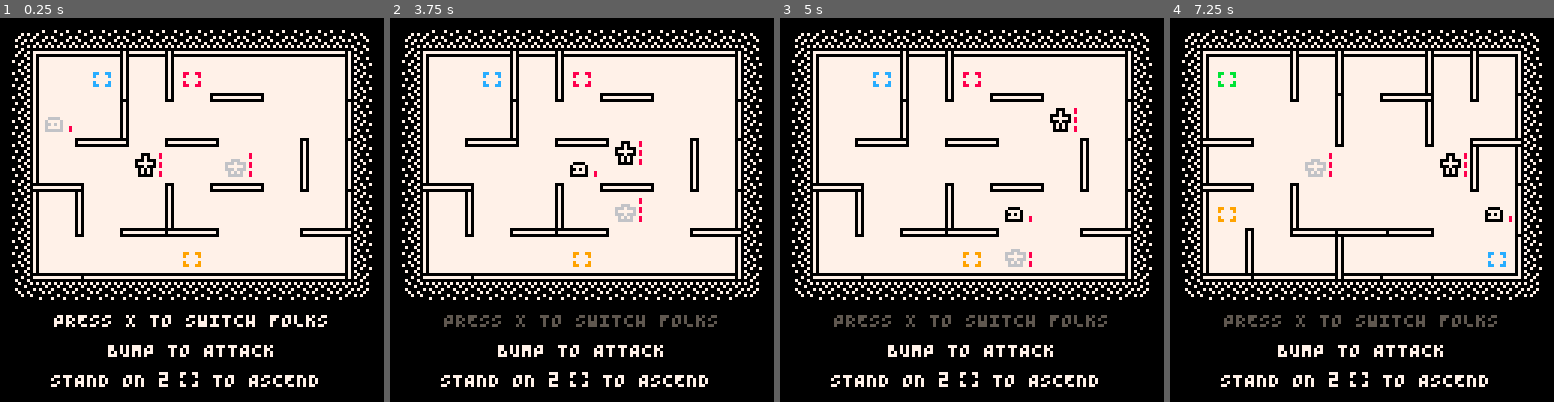
Above: before the commit, frames 1-4 (left to right).
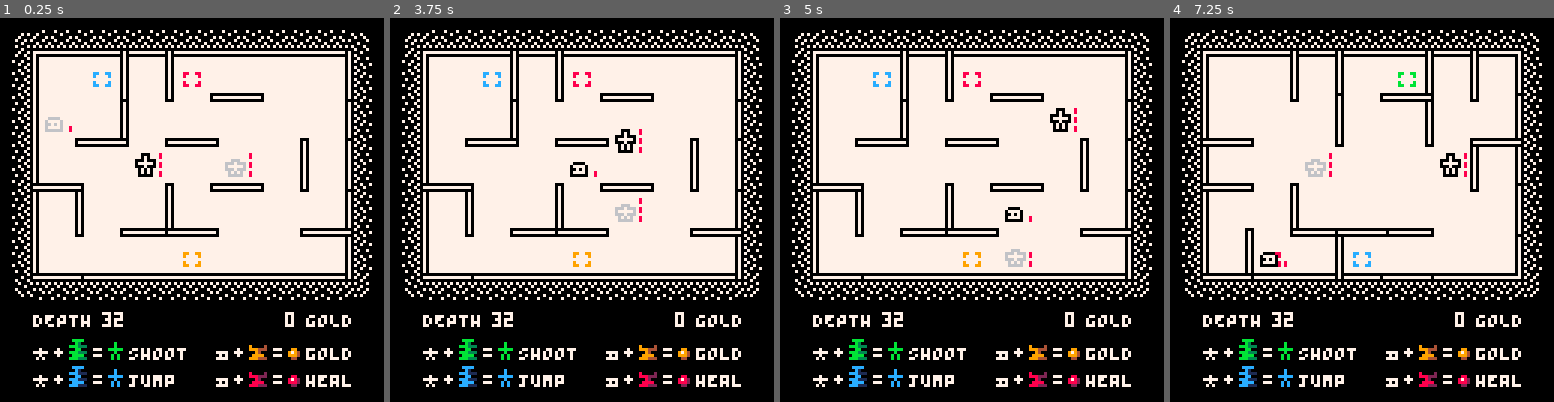
Above: after the commit, the same moments.

Repository: taylordolan/grid-folks
Game: PICO-8 cartridge grid_folks.p8
The game is run twice, just before and just after one commit, with the same random seed, the same clock (stepped at 60 frames per second) and the same inputs.
Inputs:
- Up to frame 1 (0.25 s): no input
- Up to frame 2 (3.75 s): tap O (Z key) at 0.33, 0.7, 1.43, 2.22, 3.1 s; tap X (X key) at 1.07, 2.07, 2.4, 2.73, 3.07, 3.4, 3.73 s; hold Left 1.97-2.37 s; hold Down 2.42-2.82 s; hold Right 2.87-3.53 s; hold Up from 3.58 s (still down)
- Up to frame 3 (5 s): tap O (Z key) at 3.98, 4.87 s; tap X (X key) at 4.07, 4.4, 4.73 s; release Up at 4.08 s; hold Right 4.13-4.53 s; hold Down from 4.58 s (still down)
- Up to frame 4 (7.25 s): tap X (X key) every 0.33 s from 5.07 to 7.07 s; release Down at 5.08 s; hold Left 5.13-5.8 s; tap O (Z key) at 5.75, 6.63 s; hold Up 5.85-6.18 s; hold Left 6.23-6.63 s; hold Down 6.68-7.08 s; hold Right from 7.13 s (still down)

The runs differ from the first frame. In frame 1, 4.1% of the frame differs, in the area x 8-92%, y 76-97%; in frame 2, 4.6%; in frame 3, 4.2%; in frame 4, 4.9%, in the area x 8-92%, y 14-97%.

Commit message:
wip update instructions

Diff:
--- a/grid_folks.p8
+++ b/grid_folks.p8
@@ -5,16 +5,16 @@
 -- taylor d
 
 -- todo
--- [x] use different icons for player vs enemy buttons/totems
--- [x] enemy totems should be filled by default
--- [ ] update player totem design
+-- [ ] use different icons for player vs enemy buttons/totems
+-- [ ] enemy totems should be filled by default
+    -- [ ] maybe make a button:charge() method?
+-- [ ] design player totems
 -- [ ] update instruction graphic (with plus signs and totems)
 -- [ ] explain enemy totems when players are standing on an empty one
 -- [ ] update game balance
 -- [ ] dash enemies should fill totems they touch while dashing
--- [ ] restyle number effects
+-- [ ] write new instructions for itch page
 -- [ ] clean up sprite sheet
--- [ ] write new instructions for itch page
 -- [ ] add shine to health and score balls?
 -- [ ] maybe the game can end earlier even though the board won't be filled with totems?
 
@@ -412,31 +412,31 @@
 		msg_x = 65 - (#msg * 4) / 2
 		msg_y += 10
 		print(msg, msg_x, msg_y, 005)
-	elseif not (has_switched and has_bumped and has_advanced) then
-		-- draw intro
-		local _space = 3
-
-		local _a = small("press x to switch folks")
-		local _x = 64 - #_a*2
-		local _y = 98
-		print(_a, _x, _y, has_switched and 005 or 007)
-
-		local _a = small("bump to attack")
-		_y += 10
-		_x = 64 - #_a*2
-		print(_a, _x, _y, has_bumped and 005 or 007)
-
-		local _a = small("stand on 2")
-		_x = 17
-		_y += 10
-		print(_a, _x, _y, has_advanced and 005 or 007)
-		palt(015, true)
-		pal(006, has_advanced and 005 or 007)
-		spr(016, _x + #_a * 4 + _space - 1, _y - 3)
-		local _b = small("to ascend")
-		print(_b, _x + #_a * 4 + _space + 8 + _space, _y, has_advanced and 005 or 007)
-		-- return
-		pal()
+	-- elseif not (has_switched and has_bumped and has_advanced) then
+	-- 	-- draw intro
+	-- 	local _space = 3
+
+	-- 	local _a = small("press x to switch folks")
+	-- 	local _x = 64 - #_a*2
+	-- 	local _y = 98
+	-- 	print(_a, _x, _y, has_switched and 005 or 007)
+
+	-- 	local _a = small("bump to attack")
+	-- 	_y += 10
+	-- 	_x = 64 - #_a*2
+	-- 	print(_a, _x, _y, has_bumped and 005 or 007)
+
+	-- 	local _a = small("stand on 2")
+	-- 	_x = 17
+	-- 	_y += 10
+	-- 	print(_a, _x, _y, has_advanced and 005 or 007)
+	-- 	palt(015, true)
+	-- 	pal(006, has_advanced and 005 or 007)
+	-- 	spr(016, _x + #_a * 4 + _space - 1, _y - 3)
+	-- 	local _b = small("to ascend")
+	-- 	print(_b, _x + #_a * 4 + _space + 8 + _space, _y, has_advanced and 005 or 007)
+	-- 	-- return
+	-- 	pal()
 	else
 		-- draw instructions area
 		-- depth
Not shown, changed: 32 lines of the sprite sheet (__gfx__) section of grid_folks.p8
